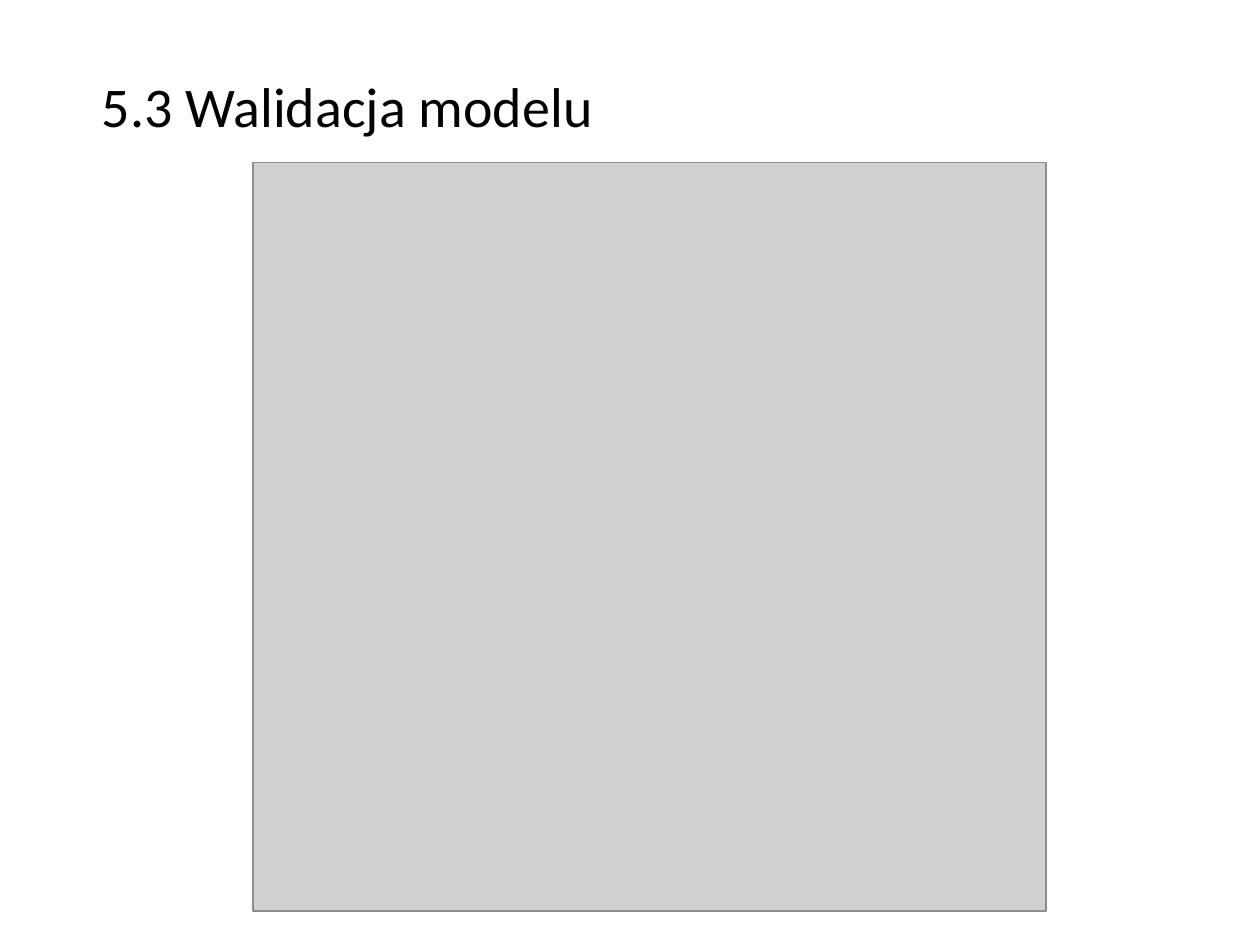
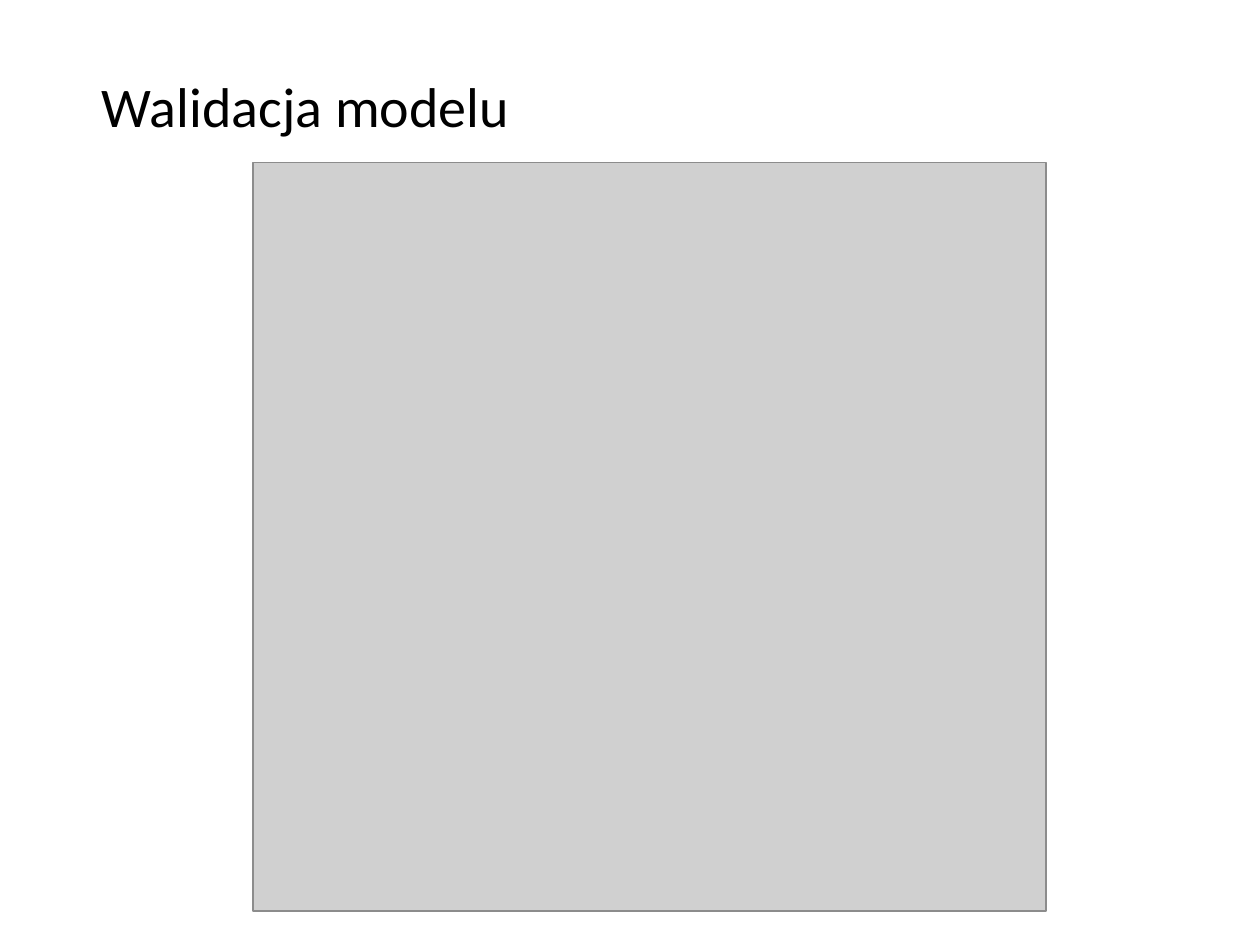
Before and after one commit to r-zareba/praca_inzynierska, a slide deck: slide 15 of 238657_prezentacja.pptx (slide 16 before the commit). Drawn at 1260x945 pixels with LibreOffice and Linux fonts; fonts in the diff are those of the drawing; grey boxes stand for pictures; background and template pictures are left out. Boxes give left, top, right and bottom in pixels: in the first picture for what was removed or moved away, otherwise in the second. Text is boxed around its words. In the diff, an @@ line names an element or a change of style, - is before the commit and + after.

```diff
--- a/238657_prezentacja.pptx
+++ b/238657_prezentacja.pptx
@@ text at (102, 88, 509, 137): text changed @@
-5.3 Walidacja modelu
+Walidacja modelu
```
Also in this commit, not shown: 6 other slides changed, 3 slides added, 4 slides removed, 1 other file.
